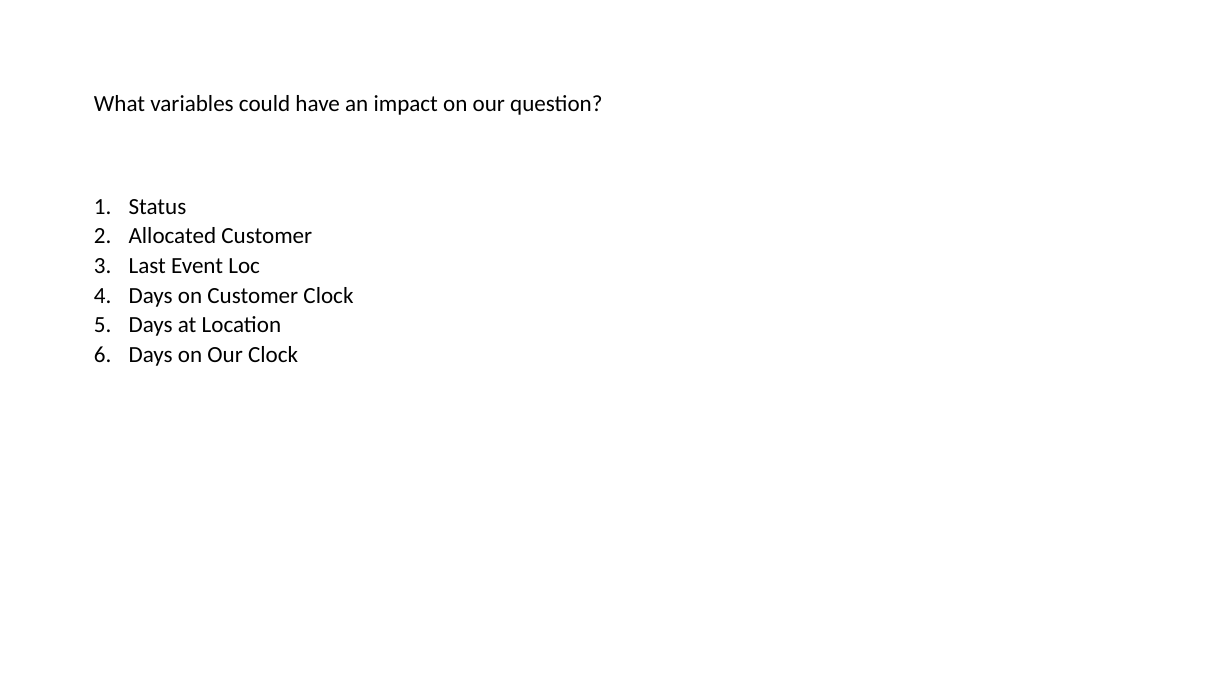
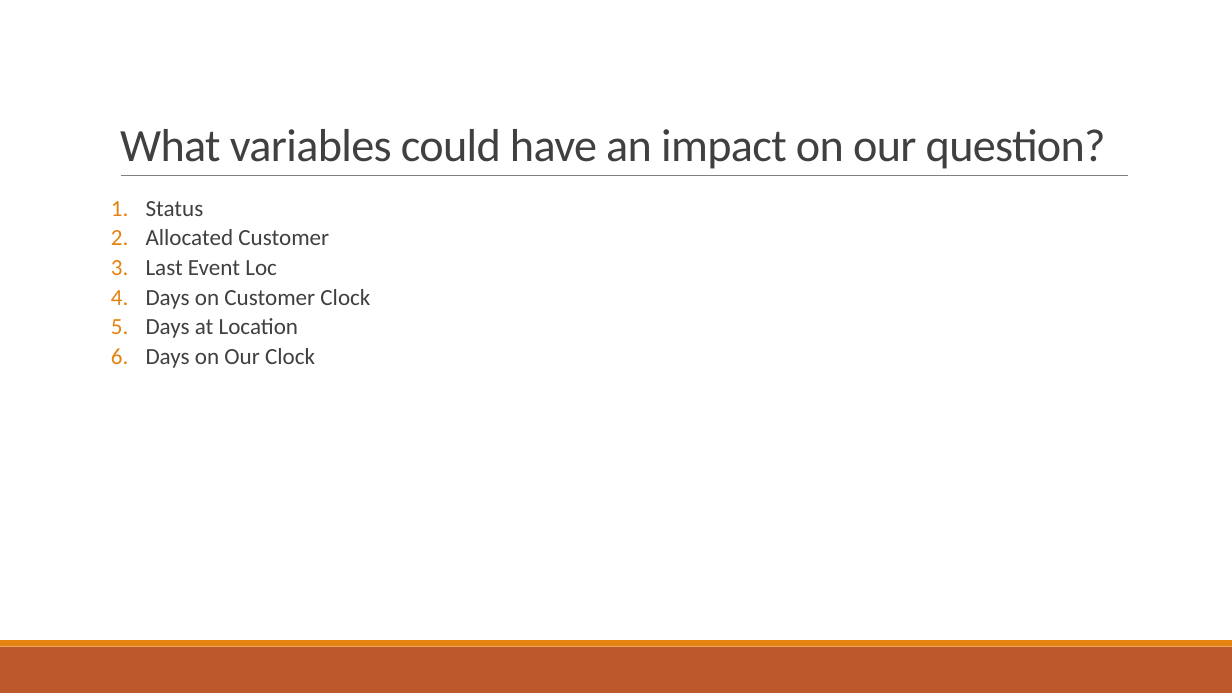
Before and after one commit to ihit140d/Robert_Bresley_Final_Project, a slide deck: slide 4 of Robert_Bresley_final_project.pptx. Drawn at 1232x693 pixels with LibreOffice and Linux fonts; fonts in the diff are those of the drawing. Boxes give left, top, right and bottom in pixels: in the first picture for what was removed or moved away, otherwise in the second. Text is boxed around its words. In the diff, an @@ line names an element or a change of style, - is before the commit and + after.

Commit message:
Make updates to formatting

```diff
--- a/Robert_Bresley_final_project.pptx
+++ b/Robert_Bresley_final_project.pptx
@@ title "What variables could have an ...": place and size @@
-title "What variables could have an ..." at (94,95,602,115)
+title "What variables could have an ..." at (120,129,1106,169)
@@ title "What variables could have an ..." at (120,129,1106,169): size 18 to 36 pt, text colour #000000 to #404040, letter spacing 0 to -0.5 pt; line spacing 0.9 to 0.85; vertical alignment middle to bottom @@
@@ line added from (121, 176) to (1128, 176), #808080 0.5 pt @@
@@ text "Status": place and size @@
-text "Status" at (129,199,353,366)
+text "Status" at (146,201,370,368)
@@ text "Status" at (146,201,370,368): text colour #000000 to #404040 @@
@@ rectangle added at (0,647,1232,693), fill #BD582C @@
@@ rectangle added at (0,640,1232,647), fill #E48312 @@
```
Also in this commit, not shown: 19 other slides changed.
